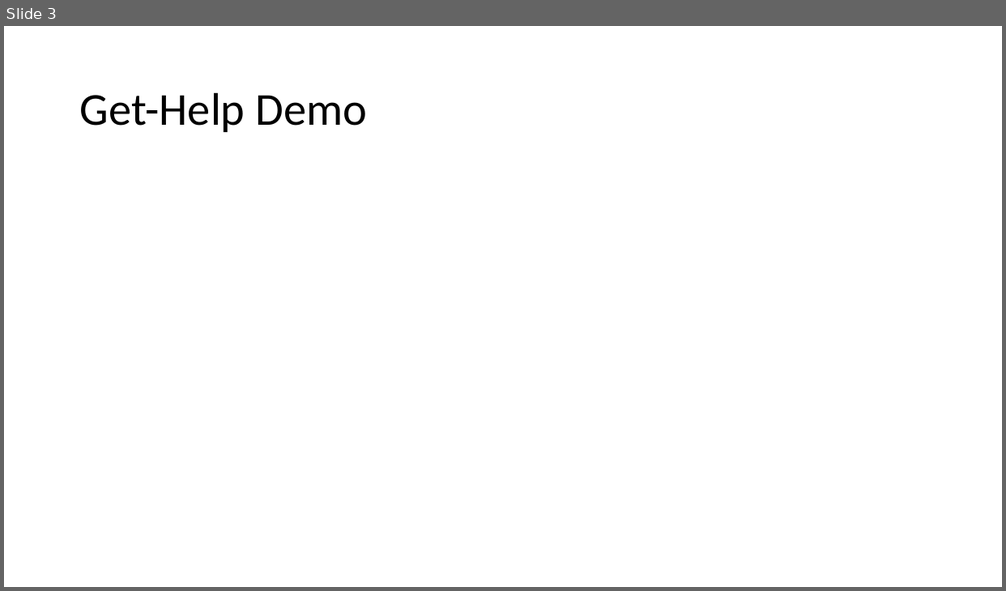
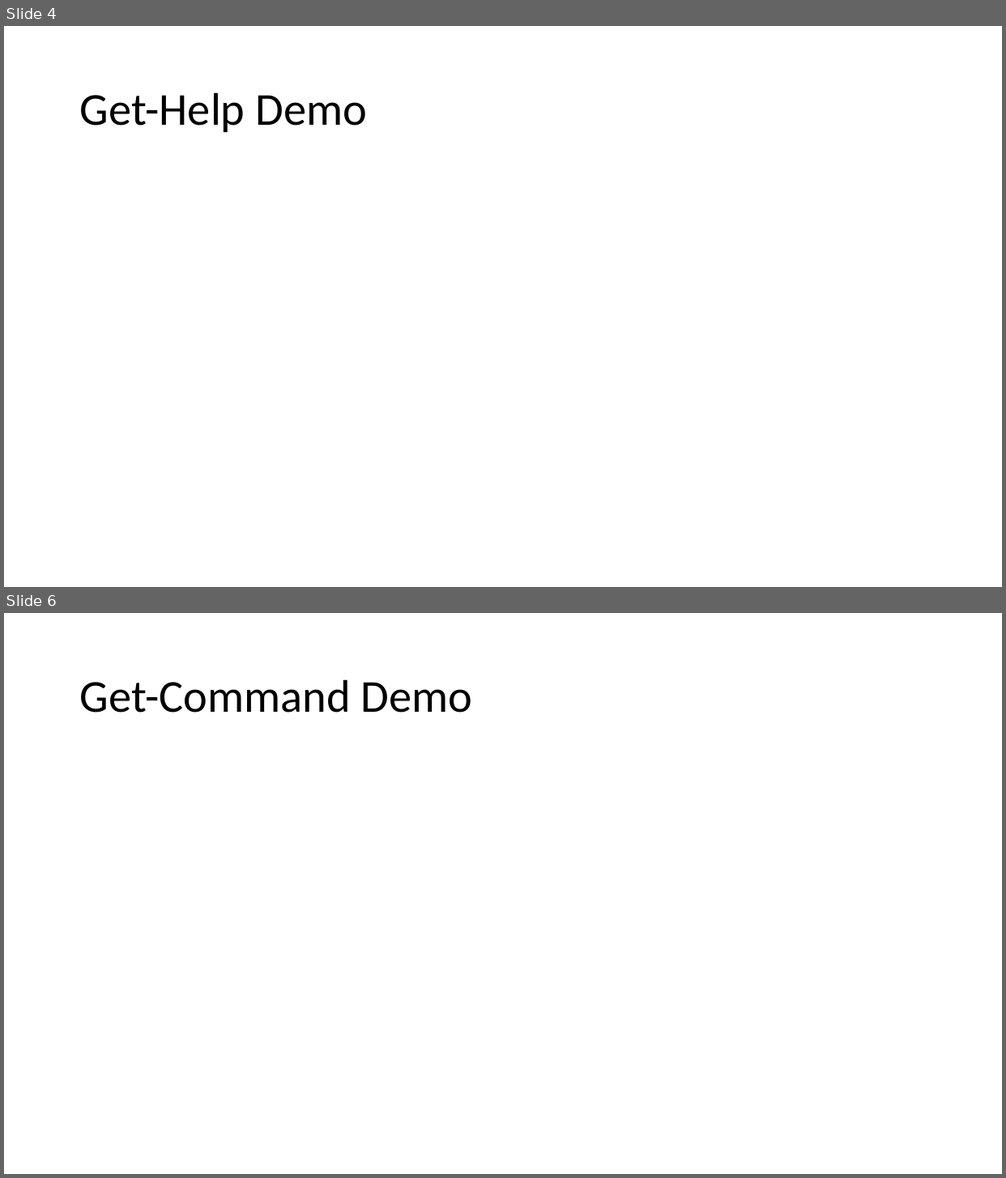
Before and after one commit to ergo3114/Fundamentals1, a slide deck: PowerShell Fundamentals 1.pptx. Shown one above the other, each under a label of ours: slide 3 before the commit, slides 4 and 6 after it; the slides between them are not shown. The pictures are 1006x591 and 1006x1178 pixels, drawn with LibreOffice and Linux fonts; fonts in the diff are those of the drawing. Boxes give left, top, right and bottom in pixels: in the first picture for what was removed or moved away, otherwise in the second. Text is boxed around its words. In the diff, an @@ line names an element or a change of style, - is before the commit and + after.

Commit message:
Updated powerpoint with Get-Command

```diff
--- a/PowerShell Fundamentals 1.pptx
+++ b/PowerShell Fundamentals 1.pptx
@@ slide 6 added at (4, 613, 1002, 1174), background #FFFFFF @@
@@ title added at (80, 679, 473, 713), 44 pt, text #000000 @@
+Get-Command Demo
@@ what was slide 3 is now slide 4 @@
```
Also in this commit, not shown: 2 slides changed, 3 other slides added.
